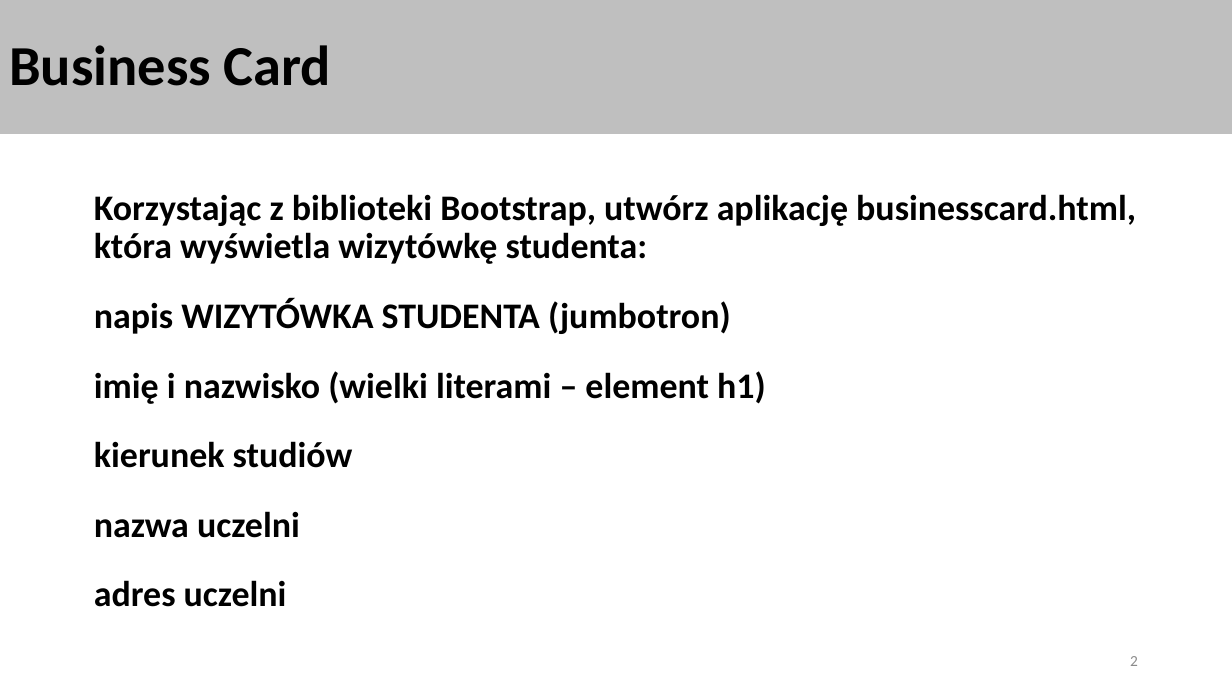
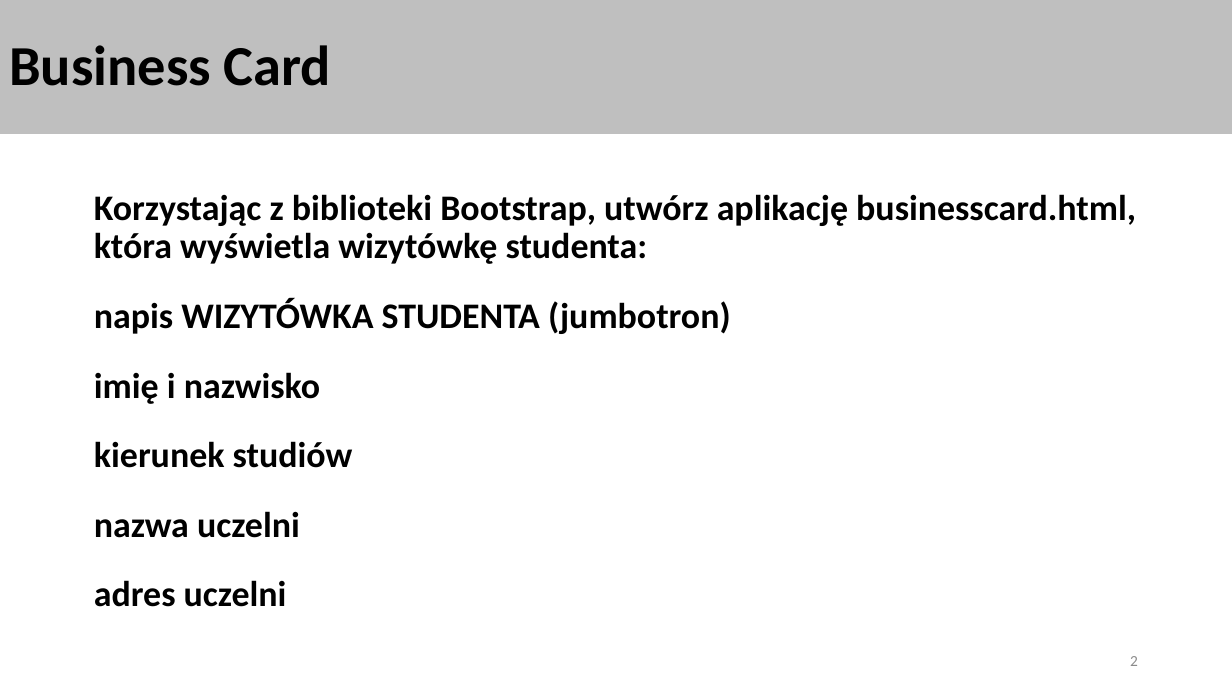
Before and after one commit to wojtowiczm/psm, a slide deck: slide 2 of 02-ResponsiveUI/ResponsiveUI-ToDo.pptx. Drawn at 1232x693 pixels with LibreOffice and Linux fonts; fonts in the diff are those of the drawing. Boxes give left, top, right and bottom in pixels: in the first picture for what was removed or moved away, otherwise in the second. Text is boxed around its words. In the diff, an @@ line names an element or a change of style, - is before the commit and + after.

```diff
--- a/02-ResponsiveUI/ResponsiveUI-ToDo.pptx
+++ b/02-ResponsiveUI/ResponsiveUI-ToDo.pptx
@@ text at (94,372,320,404): text changed @@
-imię i nazwisko (wielki literami – element h1)
+imię i nazwisko
```
Also in this commit, not shown: 2 other slides changed, 1 other file.
